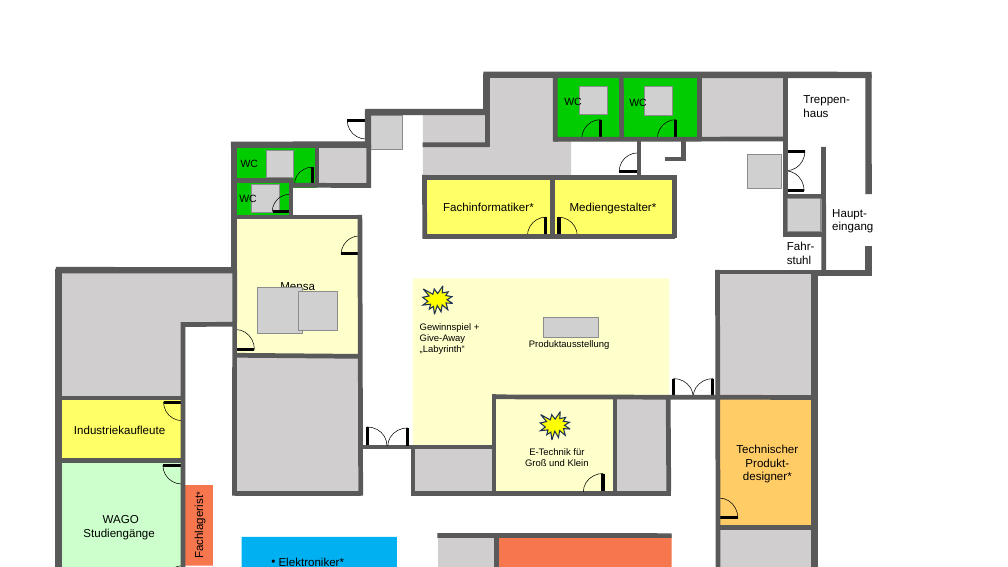
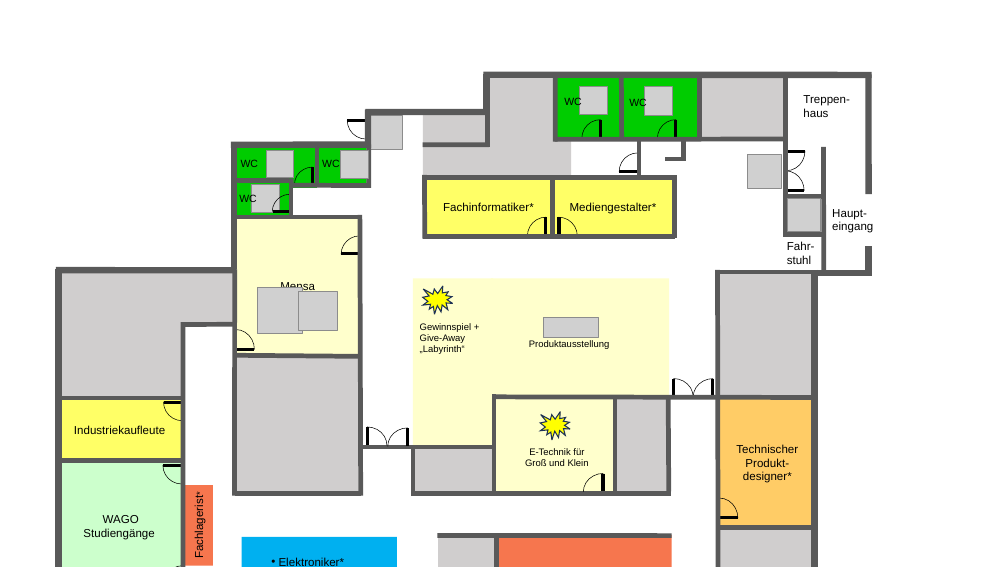
Before and after one commit to wago-enterprise-education/ausbildungszentrum, a slide deck: slide 8 of Website_TdA_2024.pptx. Drawn at 1008x567 pixels with LibreOffice and Linux fonts; fonts in the diff are those of the drawing; grey boxes stand for pictures; background and template pictures are left out. Boxes give left, top, right and bottom in pixels: in the first picture for what was removed or moved away, otherwise in the second. Text is boxed around its words. In the diff, an @@ line names an element or a change of style, - is before the commit and + after.

```diff
--- a/Website_TdA_2024.pptx
+++ b/Website_TdA_2024.pptx
@@ rectangle at box(317, 147, 367, 186): fill #D0CECE to #00CC00 @@
@@ text added at box(322, 159, 339, 167), 10 pt, text #000000 @@
+WC
@@ picture added at box(340, 150, 368, 178) @@
```
Also in this commit, not shown: 1 other file.
